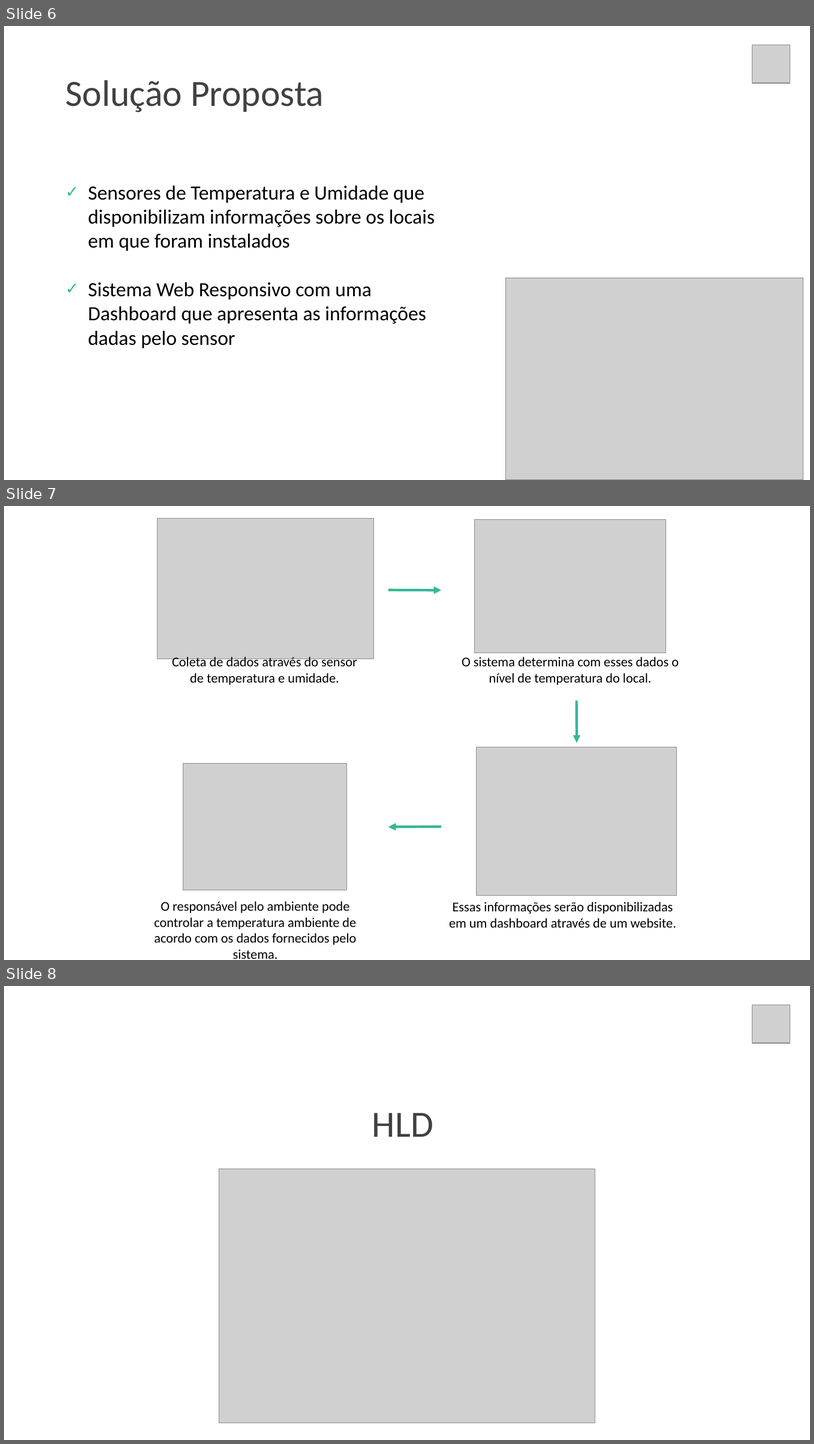
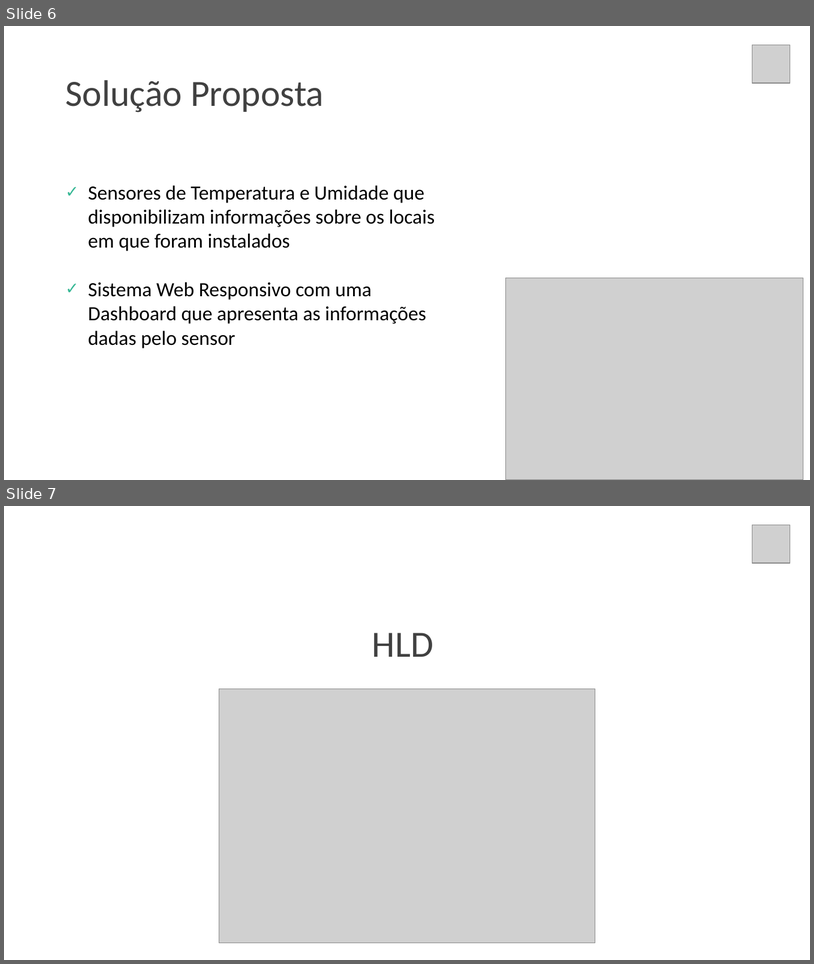
Before and after one commit to gui-ss/projeto-bandtec, a slide deck: documentacao/chameleonAtt.pptx. Shown one above the other, each under a label of ours: slides 6, 7 and 8 before the commit, slides 6 and 7 after it. The pictures are 814x1444 and 814x964 pixels, drawn with LibreOffice and Linux fonts; fonts in the diff are those of the drawing; grey boxes stand for pictures. Boxes give left, top, right and bottom in pixels: in the first picture for what was removed or moved away, otherwise in the second. Text is boxed around its words. In the diff, an @@ line names an element or a change of style, - is before the commit and + after.

```diff
--- a/documentacao/chameleonAtt.pptx
+++ b/documentacao/chameleonAtt.pptx
@@ slide 7 removed at (4,506,810,960), background #FFFFFF @@
@@ picture removed at (158,519,374,659) @@
@@ picture removed at (475,519,667,653) @@
@@ arrow removed from (389, 590) to (441, 590) @@
@@ text removed at (172,657,357,685) @@
-Coleta de dados através do sensor de temperatura e umidade.
@@ text removed at (462,657,679,685) @@
-O sistema determina com esses dados o nível de temperatura do local.
@@ arrow removed from (577, 701) to (577, 742) @@
@@ picture removed at (476,747,677,895) @@
@@ picture removed at (183,763,347,889) @@
@@ arrow removed from (441, 826) to (389, 826) @@
@@ text removed at (154,901,357,945) @@
-O responsável pelo ambiente pode controlar a temperatura ambiente de acordo com os dados fornecidos pelo sistema.
@@ text removed at (449,901,677,927) @@
-Essas informações serão disponibilizadas em um dashboard através de um website.
@@ what was slide 8 is now slide 7 @@
```
Also in this commit, not shown: 1 slide changed, 8 other files.
